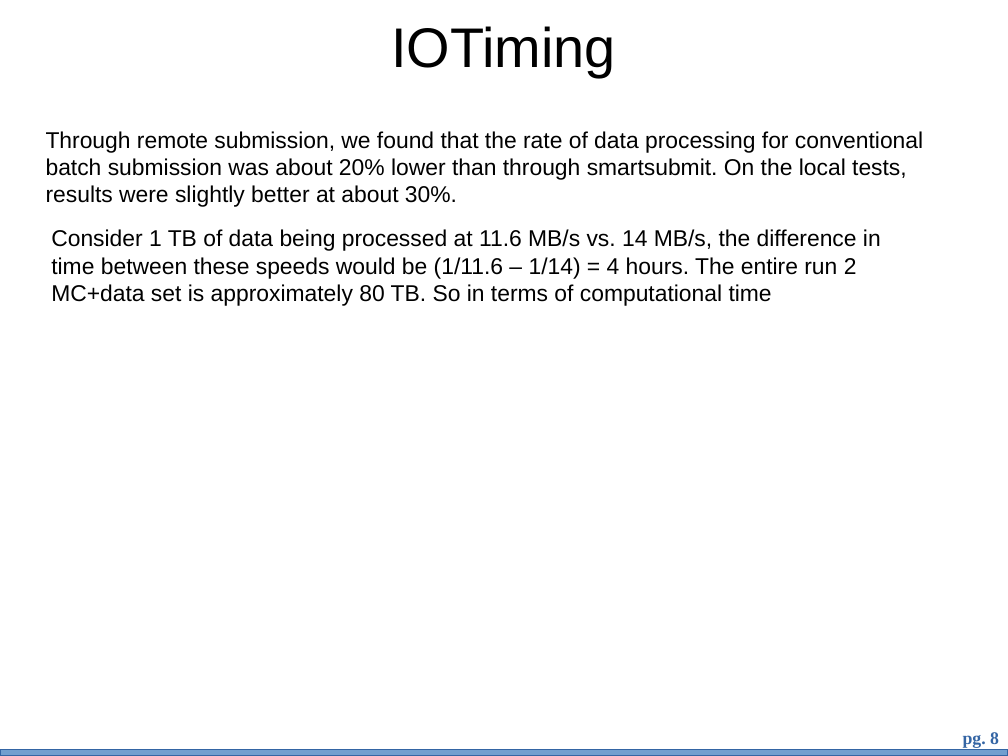
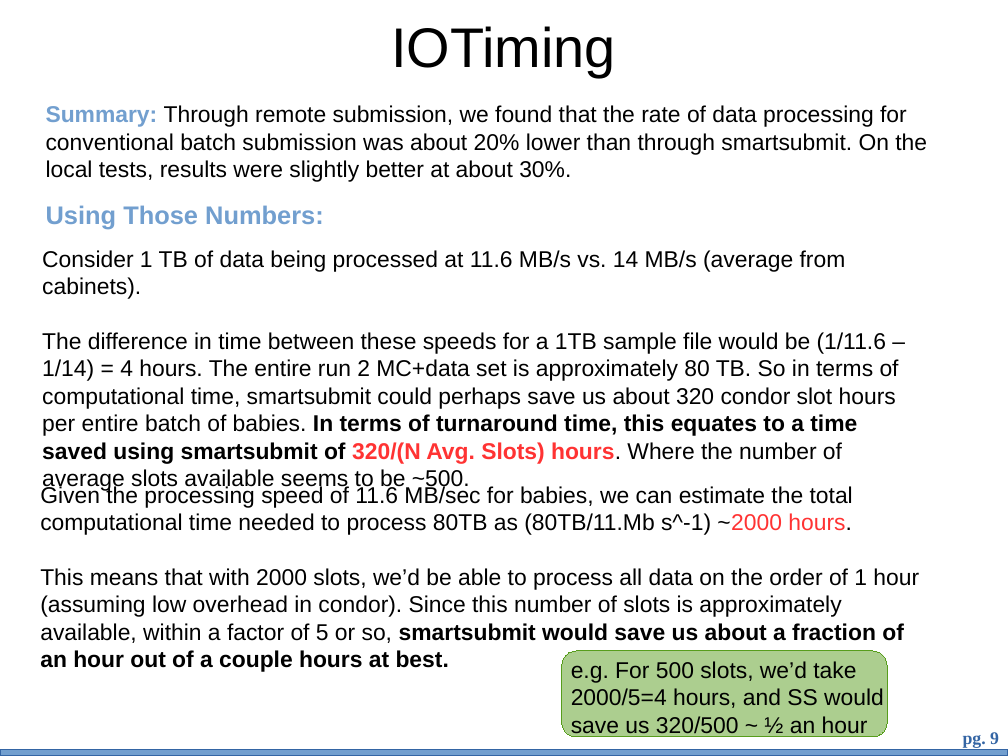
Before and after one commit to bth5032/smartsubmit, a slide deck: slide 9 of Presentations/benchmarking/bench.odp (slide 8 before the commit). Drawn at 1008x756 pixels with LibreOffice and Linux fonts; fonts in the diff are those of the drawing; background and template pictures are left out. Boxes give left, top, right and bottom in pixels: in the first picture for what was removed or moved away, otherwise in the second. Text is boxed around its words. In the diff, an @@ line names an element or a change of style, - is before the commit and + after.

```diff
--- a/Presentations/benchmarking/bench.odp
+++ b/Presentations/benchmarking/bench.odp
@@ text at [46,105,927,182]: text changed @@
-Through remote submission, we found that the rate of data processing for conventional batch submission was about 20% lower than through smartsubmit. On the local tests, results were slightly better at about 30%.
+Summary: Through remote submission, we found that the rate of data processing for conventional batch submission was about 20% lower than through smartsubmit. On the local tests, results were slightly better at about 30%.
@@ text added at [46,205,324,229], 20 pt, text #729FCF, bold @@
+Using Those Numbers:
@@ text at [42,250,899,492]: text changed @@
-Consider 1 TB of data being processed at 11.6 MB/s vs. 14 MB/s, the difference in time between these speeds would be (1/11.6 – 1/14) = 4 hours. The entire run 2 MC+data set is approximately 80 TB. So in terms of computational time
+Consider 1 TB of data being processed at 11.6 MB/s vs. 14 MB/s (average from cabinets).
+The difference in time between these speeds for a 1TB sample file would be (1/11.6 – 1/14) = 4 hours. The entire run 2 MC+data set is approximately 80 TB. So in terms of computational time, smartsubmit could perhaps save us about 320 condor slot hours per entire batch of babies. In terms of turnaround time, this equates to a time saved using smartsubmit of 320/(N Avg. Slots) hours. Where the number of average slots available seems to be ~500.
@@ text added at [40,485,919,672], 18 pt, text #000000 @@
+Given the processing speed of 11.6 MB/sec for babies, we can estimate the total computational time needed to process 80TB as (80TB/11.Mb s^-1) ~2000 hours.
+This means that with 2000 slots, we’d be able to process all data on the order of 1 hour (assuming low overhead in condor). Since this number of slots is approximately available, within a factor of 5 or so, smartsubmit would save us about a fraction of an hour out of a couple hours at best.
@@ rounded rectangle added at [562,651,887,737], fill #579D1C at 49% opacity, outline #579D1C 0 pt @@
@@ text added at [571,661,884,738], 18 pt, text #000000 @@
+e.g. For 500 slots, we’d take 2000/5=4 hours, and SS would save us 320/500 ~ ½ an hour
```
Also in this commit, not shown: 2 other slides changed, 1 slide added.
